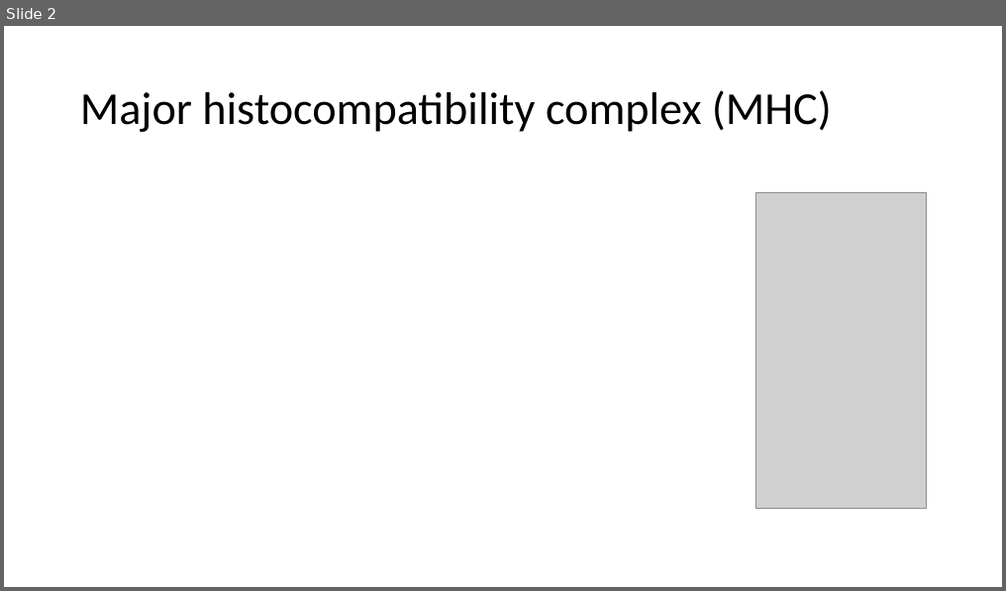
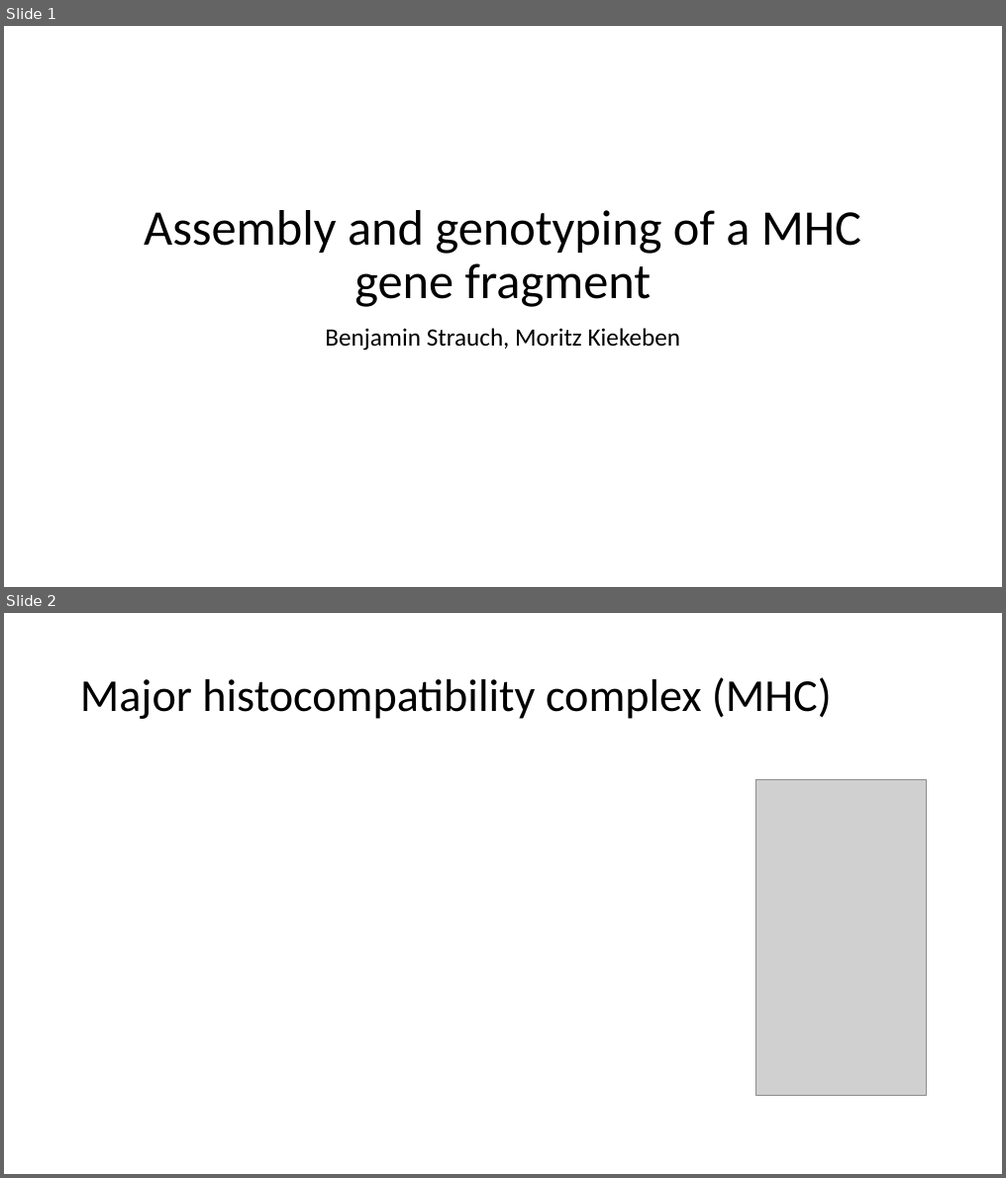
Before and after one commit to cybriden/Exercise3, a slide deck: Präsi.pptx. Shown one above the other, each under a label of ours: slide 2 before the commit, slides 1 and 2 after it. The pictures are 1006x591 and 1006x1178 pixels, drawn with LibreOffice and Linux fonts; fonts in the diff are those of the drawing; grey boxes stand for pictures. Boxes give left, top, right and bottom in pixels: in the first picture for what was removed or moved away, otherwise in the second. Text is boxed around its words. In the diff, an @@ line names an element or a change of style, - is before the commit and + after.

```diff
--- a/Präsi.pptx
+++ b/Präsi.pptx
@@ slide 1 added at [4,26,1002,587], background #FFFFFF @@
@@ title added at [144,210,861,307], 48 pt, text #000000 @@
+Assembly and genotyping of a MHC gene fragment
@@ subtitle added at [325,328,681,351], 24 pt, text #000000 @@
+Benjamin Strauch, Moritz Kiekeben
```
Also in this commit, not shown: 2 slides changed, 9 other slides added, 2 slides removed, 7 other files.
